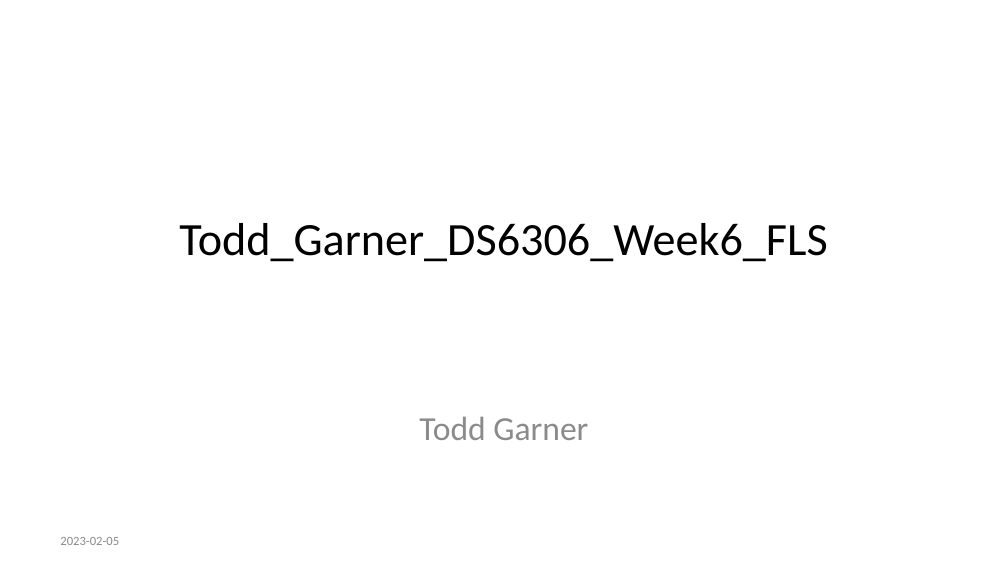
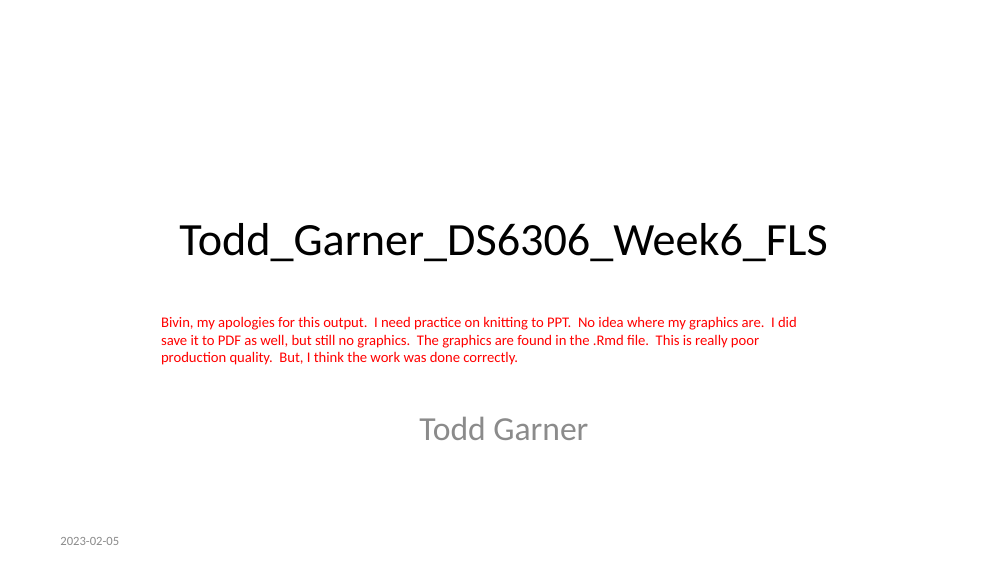
Before and after one commit to SMU-DataHub/Todd_Garner_DS6306_Week6_FLS, a slide deck: slide 1 of Todd_Garner_DS6306_Week6_FLS_Part1.pptx. Drawn at 1008x567 pixels with LibreOffice and Linux fonts; fonts in the diff are those of the drawing. Boxes give left, top, right and bottom in pixels: in the first picture for what was removed or moved away, otherwise in the second. Text is boxed around its words. In the diff, an @@ line names an element or a change of style, - is before the commit and + after.

Commit message:
Final upload Week 6

```diff
--- a/Todd_Garner_DS6306_Week6_FLS_Part1.pptx
+++ b/Todd_Garner_DS6306_Week6_FLS_Part1.pptx
@@ text added at (161,316,797,365), 10.5 pt, text #FF0000 @@
+Bivin, my apologies for this output. I need practice on knitting to PPT. No idea where my graphics are. I did save it to PDF as well, but still no graphics. The graphics are found in the .Rmd file. This is really poor production quality. But, I think the work was done correctly.
```
Also in this commit, not shown: 15 slides added, 5 other files.
